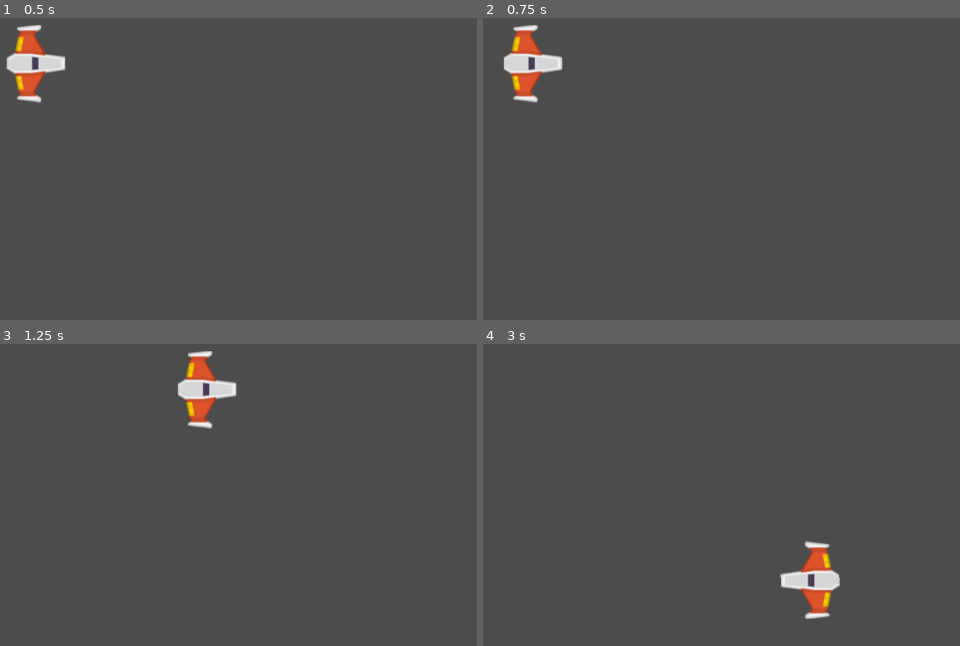
Above: before the commit, frames 1-4 (two rows, left to right).
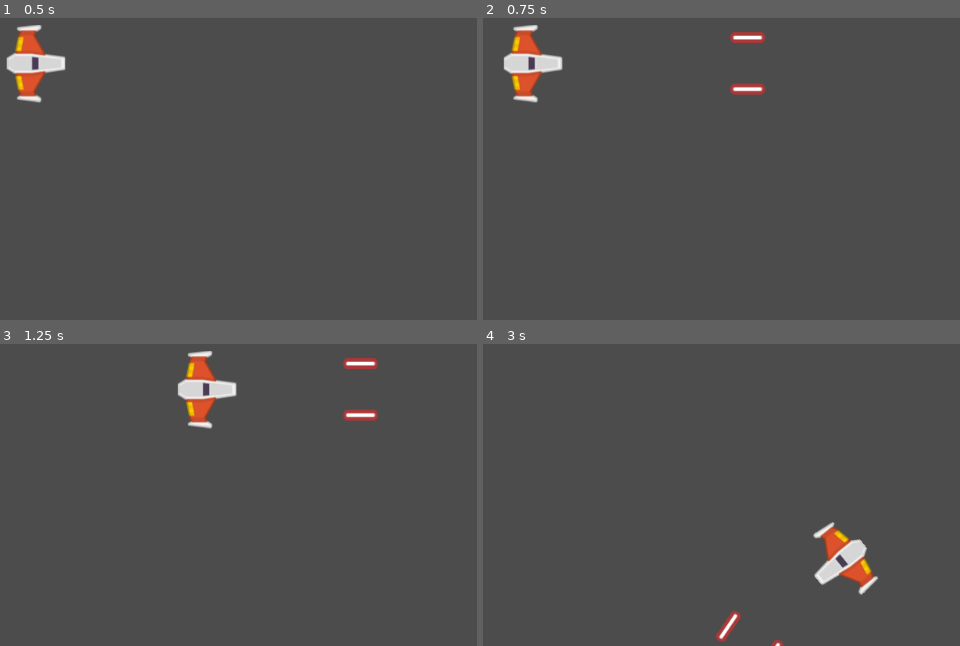
Above: after the commit, the same moments.

Repository: JerezCFranco/Meteoritos_Juego
Game: Godot game, scene res://Juego/Niveles/NivelTest.tscn
Same seed, same stepped clock (60 frames per second), same inputs: the game is played once before the commit and once after it.
Inputs:
- Up to frame 1 (0.5 s): no input
- Up to frame 2 (0.75 s): tap Enter at 0.5 s; hold W (mover_adelante) from 0.53 s (still down); hold Ctrl (disparo_principal, bound only after the commit) from 0.53 s (still down)
- Up to frame 3 (1.25 s): keep holding W (mover_adelante); keep holding Ctrl (disparo_principal, bound only after the commit)
- Up to frame 4 (3 s): release W (mover_adelante) at 1.28 s; release Ctrl (disparo_principal, bound only after the commit) at 1.28 s; hold S (mover_atras) 1.28-2.03 s; tap A (rotar_antihorario) at 1.35 s; tap Ctrl (disparo_principal, bound only after the commit) at 1.55, 2.3, 2.85 s; hold D (rotar_horario) 2.03-2.78 s; hold W (mover_adelante) from 2.03 s (still down)

Frame 1 is identical in both runs. In frame 2, 0.5% of the frame differs, in the area x 51-60%, y 4-26%; in frame 3, 0.5%; in frame 4, 3.1%, in the area x 48-83%, y 58-100%.

Commit message:
Agregando Disparo

Diff:
--- /dev/null
+++ b/Juego/Autoloads/Eventos.gd
@@ -0,0 +1,3 @@
+extends Node
+
+signal disparo(proyectil)
--- a/Juego/Naves/Player/Player.gd
+++ b/Juego/Naves/Player/Player.gd
@@ -10,14 +10,16 @@
 var empuje:Vector2 = Vector2.ZERO
 var dir_rotacion:int = 0
 
+## Atributos Onready
+onready var canion:Canion = $Canion
+
 ## Metodos
 func _integrate_forces(state: Physics2DDirectBodyState) -> void:
 	apply_central_impulse(empuje.rotated(rotation))
 	apply_torque_impulse(dir_rotacion * potencia_rotacion)
 
-func _process(delta: float) -> void:
+func _process(_delta: float) -> void:
 	player_input()
-
 
 ## Metodos Custom
 func player_input() -> void:
@@ -35,8 +37,9 @@
 	elif Input.is_action_pressed("rotar_horario"):
 		dir_rotacion += 1
 
+	# Disparo
+	if Input.is_action_pressed("disparo_principal"):
+		canion.set_esta_disparando(true)
 
-
-# Called every frame. 'delta' is the elapsed time since the previous frame.
-#func _process(delta):
-#	pass
+	if Input.is_action_just_released("disparo_principal"):
+		canion.set_esta_disparando(false)
--- a/Juego/Naves/Player/Player.tscn
+++ b/Juego/Naves/Player/Player.tscn
@@ -1,11 +1,13 @@
-[gd_scene load_steps=5 format=2]
+[gd_scene load_steps=7 format=2]
 
 [ext_resource path="res://Juego/Naves/Player/player_orange.png" type="Texture" id=1]
 [ext_resource path="res://Juego/Naves/Player/Player.gd" type="Script" id=2]
 [ext_resource path="res://Juego/Naves/Player/MaterialFisico.tres" type="PhysicsMaterial" id=3]
+[ext_resource path="res://Juego/Proyectiles/Canion.tscn" type="PackedScene" id=4]
+[ext_resource path="res://Juego/SFX/disparo_laser.ogg" type="AudioStream" id=5]
 
 [sub_resource type="CircleShape2D" id=1]
-radius = 36.0555
+radius = 40.1995
 
 [node name="Player" type="RigidBody2D"]
 physics_material_override = ExtResource( 3 )
@@ -20,5 +22,28 @@
 texture = ExtResource( 1 )
 
 [node name="CollisionShape2D" type="CollisionShape2D" parent="."]
-position = Vector2( 0, 8 )
+position = Vector2( -10, -1 )
 shape = SubResource( 1 )
+
+[node name="Canion" parent="." instance=ExtResource( 4 )]
+position = Vector2( -1, 0 )
+cadencia_disparo = 0.25
+velocidad_proyectil = 1600
+
+[node name="PuntoIzquierdo" parent="Canion" index="0"]
+position = Vector2( 0, -33 )
+
+[node name="PuntoDerecho" parent="Canion" index="1"]
+position = Vector2( 0, 33 )
+
+[node name="DisparoSFX" parent="Canion" index="2"]
+stream = ExtResource( 5 )
+bus = "SFX"
+
+[node name="TimerEnfriamiento" parent="Canion" index="3"]
+wait_time = 0.8
+one_shot = true
+
+[connection signal="timeout" from="Canion/TimerEnfriamiento" to="Canion" method="_on_TimerEnfriamiento_timeout"]
+
+[editable path="Canion"]
--- /dev/null
+++ b/Juego/Niveles/Nivel.gd
@@ -0,0 +1,23 @@
+#Nivel.gd
+class_name Nivel
+extends Node2D
+
+## Atributos Onready
+onready var contenedor_proyectiles:Node
+
+## Metodos
+func _ready() -> void:
+	conectar_seniales()
+	crear_contenedores()
+
+## Metodos Custom
+func conectar_seniales() -> void:
+	Eventos.connect("disparo", self, "_on_disparo")
+
+func crear_contenedores() -> void:
+	contenedor_proyectiles = Node.new()
+	contenedor_proyectiles.name = "ContenedorProyectiles"
+	add_child(contenedor_proyectiles)
+
+func _on_disparo(proyectil:Proyectil) -> void:
+	contenedor_proyectiles.add_child(proyectil)
--- a/Juego/Niveles/NivelTest.tscn
+++ b/Juego/Niveles/NivelTest.tscn
@@ -1,11 +1,10 @@
 [gd_scene load_steps=3 format=2]
 
 [ext_resource path="res://Juego/Naves/Player/Player.tscn" type="PackedScene" id=1]
-[ext_resource path="res://Juego/Naves/Player/MaterialFisico.tres" type="PhysicsMaterial" id=2]
+[ext_resource path="res://Juego/Niveles/Nivel.gd" type="Script" id=2]
 
 [node name="NivelTest" type="Node2D"]
+script = ExtResource( 2 )
 
 [node name="Player" parent="." instance=ExtResource( 1 )]
 position = Vector2( 460, 271 )
-physics_material_override = ExtResource( 2 )
-can_sleep = false
--- /dev/null
+++ b/Juego/Proyectiles/Canion.gd
@@ -0,0 +1,56 @@
+#Canion.gd
+class_name Canion
+extends Node2D
+
+## Atributos export
+export var proyectil:PackedScene = null
+export var cadencia_disparo:float = 0.8
+export var velocidad_proyectil:int = 100
+export var danio_proyectil:int = 1
+
+## Atributos onready
+
+onready var timer_enfriamiento:Timer = $TimerEnfriamiento
+onready var disparo_sfx:AudioStreamPlayer2D = $DisparoSFX
+onready var esta_enfriado:bool = true
+onready var esta_disparando:bool = false setget set_esta_disparando
+
+## Atributos
+var puntos_disparo:Array = []
+
+## Setters y Getters
+func set_esta_disparando(disparando: bool) -> void:
+	esta_disparando = disparando
+
+## Metodos
+func _ready() -> void:
+	almacenar_puntos_disparo()
+	timer_enfriamiento.wait_time = cadencia_disparo
+
+func _process(_delta: float) -> void:
+	if esta_disparando and esta_enfriado:
+		disparar()
+
+## Metodos custom
+func almacenar_puntos_disparo() -> void:
+	for nodo in get_children():
+		if nodo is Position2D:
+			puntos_disparo.append(nodo)
+
+func disparar() -> void:
+	esta_enfriado = false
+	timer_enfriamiento.start()
+	for punto_disparo in puntos_disparo:
+		var new_proyectil:Proyectil = proyectil.instance()
+		disparo_sfx.play()
+		new_proyectil.crear(
+			punto_disparo.global_position,
+			get_owner().rotation,
+			velocidad_proyectil,
+			danio_proyectil
+			)
+		Eventos.emit_signal("disparo", new_proyectil)
+
+
+func _on_TimerEnfriamiento_timeout() -> void:
+	esta_enfriado = true
--- /dev/null
+++ b/Juego/Proyectiles/Canion.tscn
@@ -0,0 +1,16 @@
+[gd_scene load_steps=3 format=2]
+
+[ext_resource path="res://Juego/Proyectiles/Canion.gd" type="Script" id=1]
+[ext_resource path="res://Juego/Proyectiles/Proyectil.tscn" type="PackedScene" id=2]
+
+[node name="Canion" type="Node2D"]
+script = ExtResource( 1 )
+proyectil = ExtResource( 2 )
+
+[node name="PuntoIzquierdo" type="Position2D" parent="."]
+
+[node name="PuntoDerecho" type="Position2D" parent="."]
+
+[node name="DisparoSFX" type="AudioStreamPlayer2D" parent="."]
+
+[node name="TimerEnfriamiento" type="Timer" parent="."]
--- /dev/null
+++ b/Juego/Proyectiles/Proyectil.gd
@@ -0,0 +1,22 @@
+#Proyectil.gd
+class_name Proyectil
+extends Area2D
+
+## Atributos
+var velocidad:Vector2 = Vector2.ZERO
+var danio:float
+
+## Metodos
+func _physics_process(delta: float) -> void:
+	position += velocidad * delta
+
+func crear(pos: Vector2, dir:float, vel:float, danio_p:int) -> void:
+		position = pos
+		rotation = dir
+		velocidad = Vector2(vel,0).rotated(dir)
+		danio = danio_p
+
+
+
+func _on_VisibilityNotifier2D_screen_exited() -> void:
+	queue_free()
--- /dev/null
+++ b/Juego/Proyectiles/Proyectil.tscn
@@ -0,0 +1,23 @@
+[gd_scene load_steps=4 format=2]
+
+[ext_resource path="res://Juego/Proyectiles/proyectil_player.png" type="Texture" id=1]
+[ext_resource path="res://Juego/Proyectiles/Proyectil.gd" type="Script" id=2]
+
+[sub_resource type="RectangleShape2D" id=1]
+extents = Vector2( 22, 7 )
+
+[node name="Proyectil" type="Area2D"]
+script = ExtResource( 2 )
+
+[node name="Sprite" type="Sprite" parent="."]
+rotation = 1.5708
+scale = Vector2( 1.5, 1.2 )
+texture = ExtResource( 1 )
+
+[node name="CollisionShape2D" type="CollisionShape2D" parent="."]
+shape = SubResource( 1 )
+
+[node name="VisibilityNotifier2D" type="VisibilityNotifier2D" parent="."]
+scale = Vector2( 1.9, 0.3 )
+
+[connection signal="screen_exited" from="VisibilityNotifier2D" to="." method="_on_VisibilityNotifier2D_screen_exited"]
--- /dev/null
+++ b/default_bus_layout.tres
@@ -0,0 +1,9 @@
+[gd_resource type="AudioBusLayout" format=2]
+
+[resource]
+bus/1/name = "SFX"
+bus/1/solo = false
+bus/1/mute = false
+bus/1/bypass_fx = false
+bus/1/volume_db = 0.0
+bus/1/send = "Master"
--- a/project.godot
+++ b/project.godot
@@ -9,13 +9,31 @@
 config_version=4
 
 _global_script_classes=[ {
+"base": "Node2D",
+"class": "Canion",
+"language": "GDScript",
+"path": "res://Juego/Proyectiles/Canion.gd"
+}, {
+"base": "Node2D",
+"class": "Nivel",
+"language": "GDScript",
+"path": "res://Juego/Niveles/Nivel.gd"
+}, {
 "base": "RigidBody2D",
 "class": "Player",
 "language": "GDScript",
 "path": "res://Juego/Naves/Player/Player.gd"
+}, {
+"base": "Area2D",
+"class": "Proyectil",
+"language": "GDScript",
+"path": "res://Juego/Proyectiles/Proyectil.gd"
 } ]
 _global_script_class_icons={
-"Player": ""
+"Canion": "",
+"Nivel": "",
+"Player": "",
+"Proyectil": ""
 }
 
 [application]
@@ -23,6 +41,10 @@
 config/name="Meteoritos_Juego"
 run/main_scene="res://Juego/Niveles/NivelTest.tscn"
 config/icon="res://icon.png"
+
+[autoload]
+
+Eventos="*res://Juego/Autoloads/Eventos.gd"
 
 [gui]
 
@@ -54,6 +76,13 @@
 , Object(InputEventKey,"resource_local_to_scene":false,"resource_name":"","device":0,"alt":false,"shift":false,"control":false,"meta":false,"command":false,"pressed":false,"scancode":16777231,"physical_scancode":0,"unicode":0,"echo":false,"script":null)
  ]
 }
+disparo_principal={
+"deadzone": 0.5,
+"events": [ Object(InputEventKey,"resource_local_to_scene":false,"resource_name":"","device":0,"alt":false,"shift":false,"control":false,"meta":false,"command":false,"pressed":false,"scancode":16777238,"physical_scancode":0,"unicode":0,"echo":false,"script":null)
+, Object(InputEventMouseButton,"resource_local_to_scene":false,"resource_name":"","device":0,"alt":false,"shift":false,"control":false,"meta":false,"command":false,"button_mask":0,"position":Vector2( 0, 0 ),"global_position":Vector2( 0, 0 ),"factor":1.0,"button_index":1,"pressed":false,"doubleclick":false,"script":null)
+, Object(InputEventKey,"resource_local_to_scene":false,"resource_name":"","device":0,"alt":false,"shift":false,"control":false,"meta":false,"command":false,"pressed":false,"scancode":67,"physical_scancode":0,"unicode":0,"echo":false,"script":null)
+ ]
+}
 
 [physics]
 
Binary file added: Juego/Proyectiles/proyectil_player.png
Not shown, added: Juego/Proyectiles/proyectil_player.png.import
Not shown, added: Juego/SFX/disparo_laser.ogg.import
Not shown, added: Juego/SFX/disparo_laser.ogg
